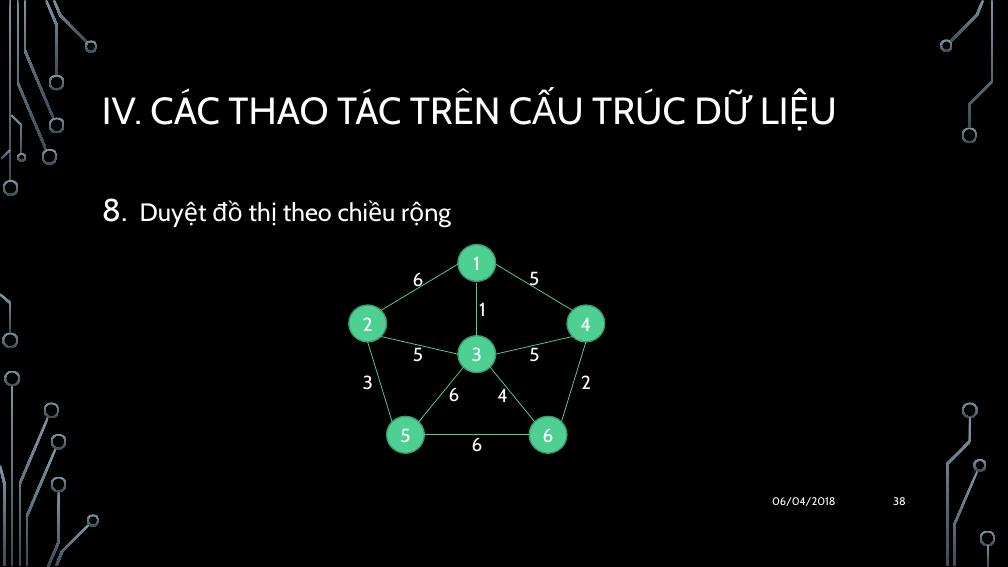
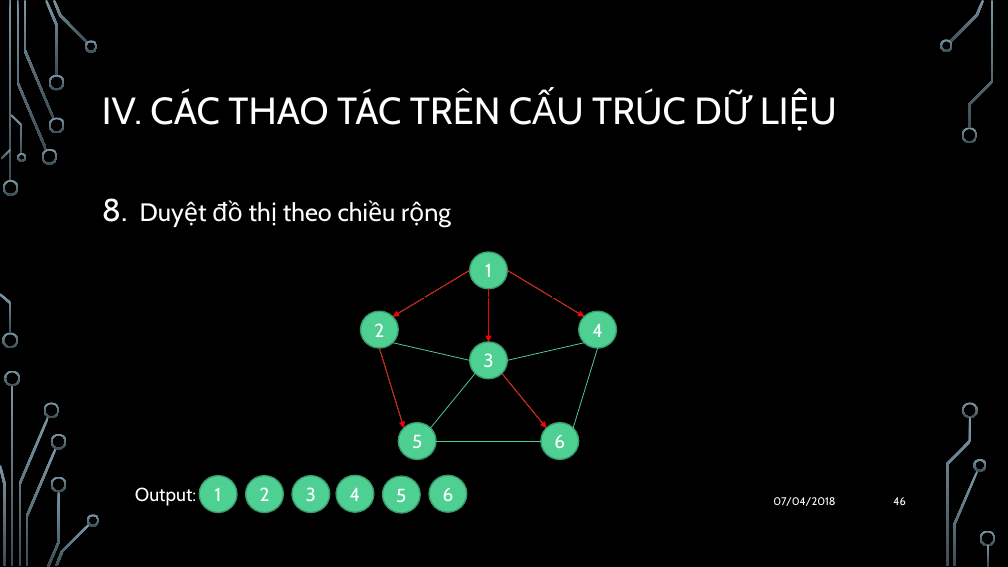
Before and after one commit to quocthang0507/CTDL-TG2, a slide deck: slide 46 of BaoCao/ThuyetTrinh.pptx (slide 38 before the commit). Drawn at 1008x567 pixels with LibreOffice and Linux fonts; fonts in the diff are those of the drawing; background and template pictures are left out. Boxes give left, top, right and bottom in pixels: in the first picture for what was removed or moved away, otherwise in the second. Text is boxed around its words. In the diff, an @@ line names an element or a change of style, - is before the commit and + after.

```diff
--- a/BaoCao/ThuyetTrinh.pptx
+++ b/BaoCao/ThuyetTrinh.pptx
@@ ellipse "1" moved from (x1=458, y1=244, x2=496, y2=281) to (x1=470, y1=252, x2=507, y2=289) @@
@@ line added from (319, 297) to (659, 297), #000000 0.75 pt dashed @@
@@ arrow added from (470, 271) to (393, 317), #FF0000 0.75 pt @@
@@ text removed at (x1=413, y1=273, x2=424, y2=292) @@
-6
@@ arrow added from (488, 289) to (488, 342), #FF0000 0.75 pt @@
@@ arrow added from (507, 271) to (585, 317), #FF0000 0.75 pt @@
@@ arrow added from (380, 348) to (404, 428), #FF0000 0.75 pt @@
@@ 10 lines, 4 ellipses moved together from (x1=349, y1=264, x2=605, y2=454) to (x1=361, y1=271, x2=616, y2=460) @@
@@ text removed at (x1=413, y1=345, x2=423, y2=362) @@
-5
@@ text removed at (x1=529, y1=346, x2=539, y2=362) @@
-5
@@ text removed at (x1=449, y1=388, x2=460, y2=402) @@
-6
@@ arrow added from (502, 374) to (547, 428), #FF0000 0.75 pt @@
@@ ellipse "5" moved from (x1=386, y1=417, x2=424, y2=454) to (x1=399, y1=423, x2=436, y2=460) @@
@@ ellipse "1" resized from (x1=479, y1=302, x2=486, y2=316) to (x1=200, y1=476, x2=237, y2=513) @@
@@ alignment left to centre; vertical alignment top to middle; fill none to #4FD093; outline none to #3A9A6D 1.25 pt in 6 elements at (x1=430, y1=476, x2=467, y2=513), (x1=383, y1=476, x2=420, y2=513), (x1=292, y1=476, x2=330, y2=513), (x1=200, y1=476, x2=237, y2=513), (x1=337, y1=476, x2=374, y2=513), (x1=246, y1=476, x2=284, y2=513) @@
@@ ellipse "2" resized from (x1=581, y1=375, x2=591, y2=389) to (x1=246, y1=476, x2=284, y2=513) @@
@@ ellipse "3" resized from (x1=363, y1=375, x2=373, y2=390) to (x1=292, y1=476, x2=330, y2=513) @@
@@ ellipse "4" resized from (x1=497, y1=387, x2=508, y2=402) to (x1=337, y1=476, x2=374, y2=513) @@
@@ ellipse "5" resized from (x1=529, y1=271, x2=539, y2=291) to (x1=383, y1=476, x2=420, y2=513) @@
@@ ellipse "6" resized from (x1=472, y1=438, x2=483, y2=452) to (x1=430, y1=476, x2=467, y2=513) @@
@@ text added at (x1=135, y1=487, x2=196, y2=506), 18 pt, text #FFFFFF @@
+Output:
@@ text at (x1=773, y1=497, x2=835, y2=506): text changed @@
-06/04/2018
+07/04/2018
@@ page number at (x1=893, y1=497, x2=905, y2=505): text changed @@
-38
+46
```
Also in this commit, not shown: 44 other slides changed, 9 slides added, 3 other files.
